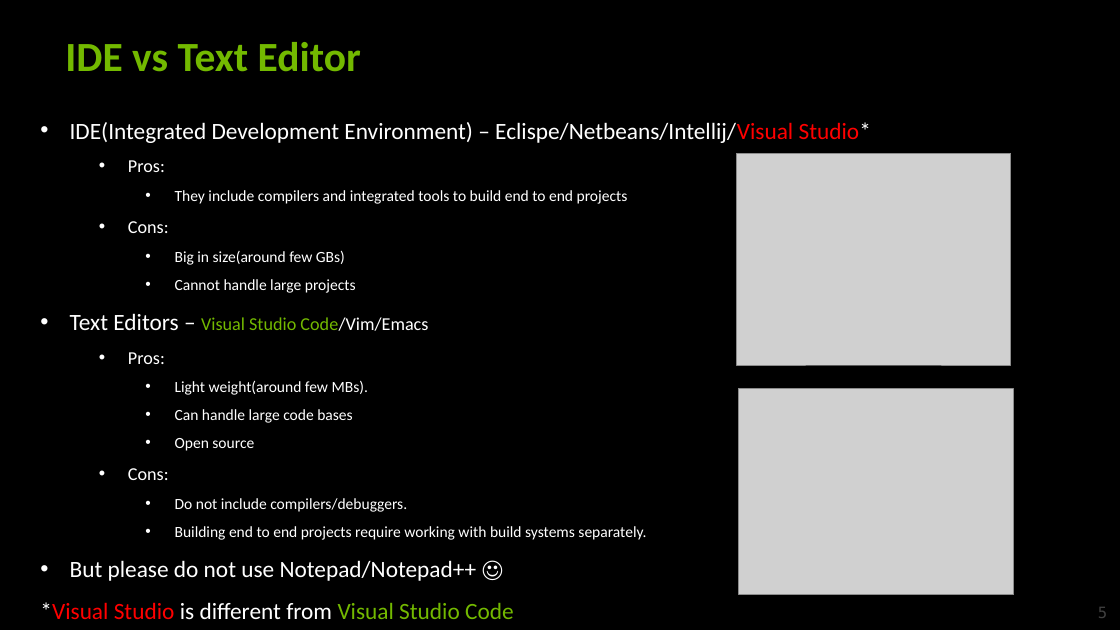
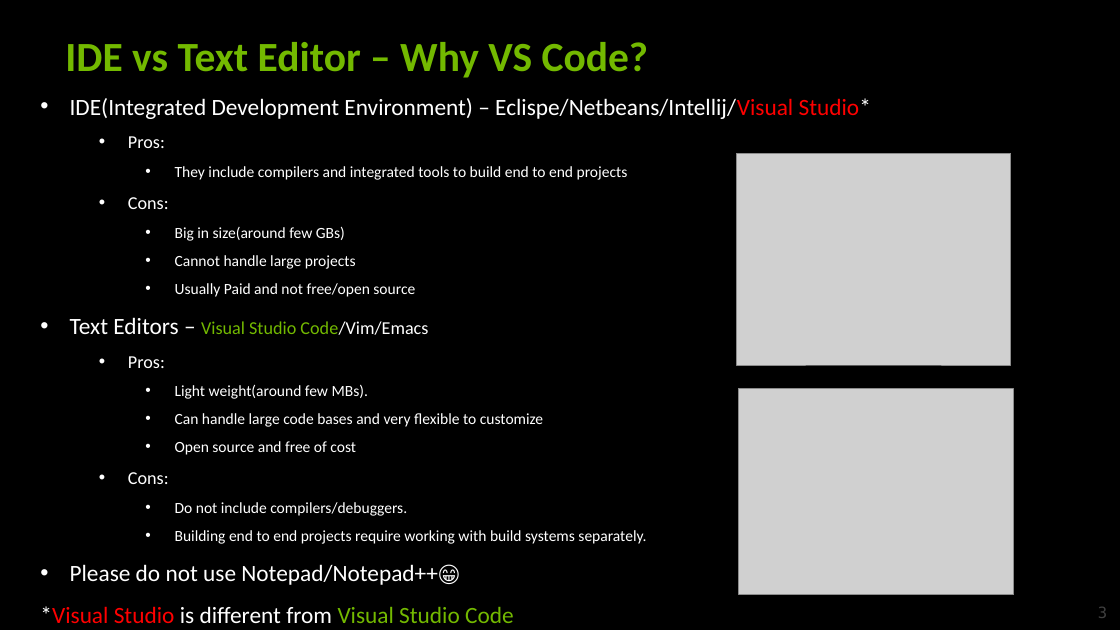
Before and after one commit to vineelkovvuri/edgroom-gvpcoe-sessions-2024, a slide deck: slide 3 of VSCode/VSCode - Take2.pptx (slide 5 before the commit). Drawn at 1120x630 pixels with LibreOffice and Linux fonts; fonts in the diff are those of the drawing; grey boxes stand for pictures; background and template pictures are left out. Boxes give left, top, right and bottom in pixels: in the first picture for what was removed or moved away, otherwise in the second. Text is boxed around its words. In the diff, an @@ line names an element or a change of style, - is before the commit and + after.

```diff
--- a/VSCode/VSCode - Take2.pptx
+++ b/VSCode/VSCode - Take2.pptx
@@ title at [65, 42, 649, 78]: text changed @@
-IDE vs Text Editor
+IDE vs Text Editor – Why VS Code?
@@ text "IDE(Integrated Development Environment) – Eclispe/Netbeans/I ...": place and size @@
-text "IDE(Integrated Development Environment) – Eclispe/Netbeans/I ..." at [40, 122, 871, 619]
+text "IDE(Integrated Development Environment) – Eclispe/Netbeans/I ..." at [40, 98, 871, 623]
@@ text at [175, 283, 415, 297]: paragraph added @@
+    • Usually Paid and not free/open source
@@ text at [175, 413, 543, 455]: text changed @@
-    • Can handle large code bases
-    • Open source
+    • Can handle large code bases and very flexible to customize
+    • Open source and free of cost
@@ text at [70, 564, 459, 585]: text changed @@
-• But please do not use Notepad/Notepad++ ☺
+• Please do not use Notepad/Notepad++😁
@@ page number at [1098, 607, 1107, 618]: text changed @@
-5
+3
```
Also in this commit, not shown: 7 other slides changed, 1 slide added, 2 slides removed, 27 other files.
